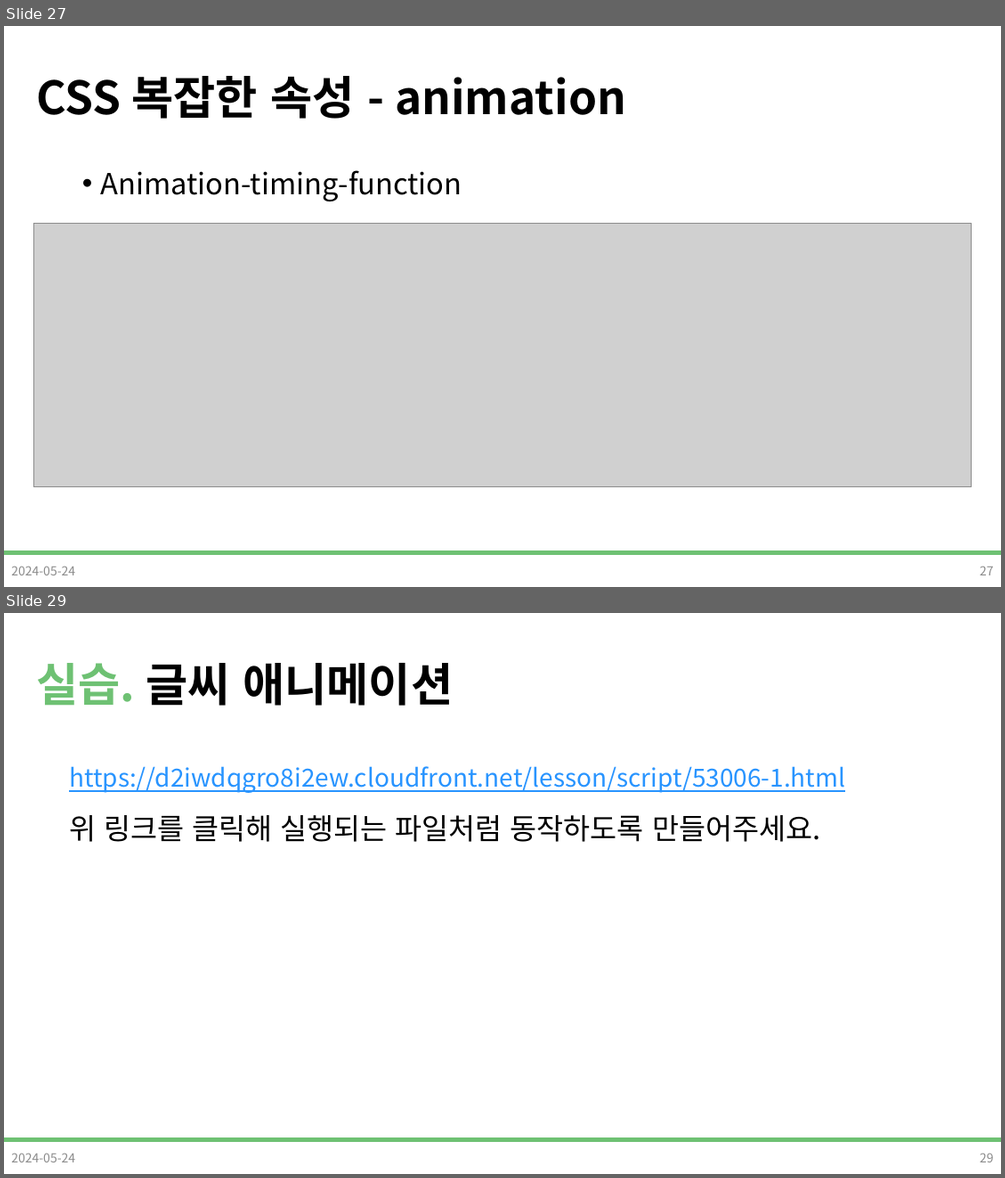
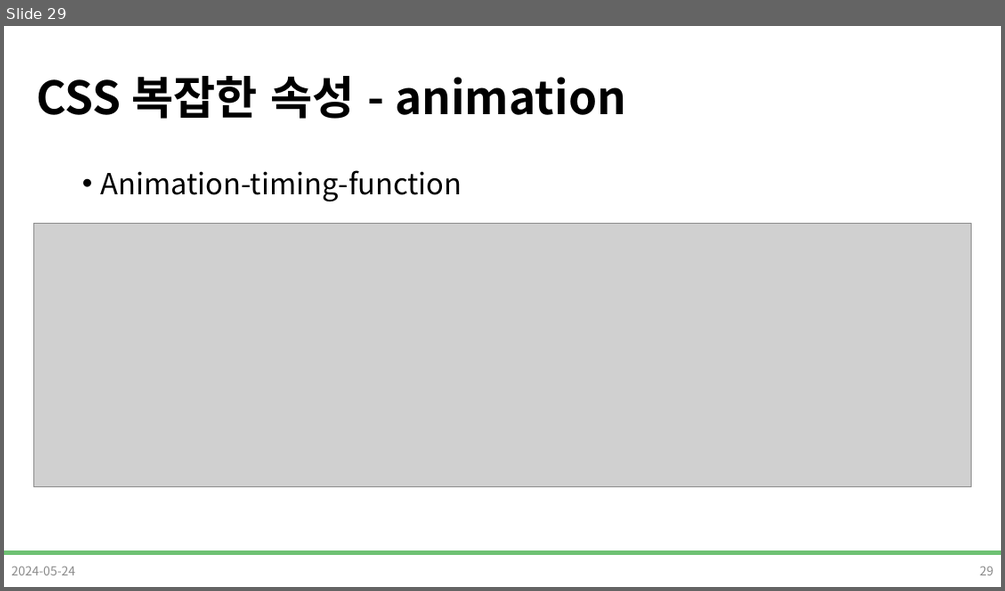
Before and after one commit to DevDamon0527/SeSAC_Yeongdeungpo_Campus_6th, a slide deck: material/[SeSAC_YDP_6] 03_CSS_3.pptx. Shown one above the other, each under a label of ours: slides 27 and 29 before the commit, slide 29 after it; the slides between them are not shown. The pictures are 1005x1178 and 1005x591 pixels, drawn with LibreOffice and Linux fonts; fonts in the diff are those of the drawing; grey boxes stand for pictures; background and template pictures are left out. Boxes give left, top, right and bottom in pixels: in the first picture for what was removed or moved away, otherwise in the second. Text is boxed around its words. In the diff, an @@ line names an element or a change of style, - is before the commit and + after.

```diff
--- a/material/[SeSAC_YDP_6] 03_CSS_3.pptx
+++ b/material/[SeSAC_YDP_6] 03_CSS_3.pptx
@@ slide 29 removed at bbox=[4, 613, 1001, 1174], background #FFFFFF; not listed: 1 template element that a slide beside it also shows @@
@@ title removed at bbox=[36, 663, 453, 706] @@
-실습. 글씨 애니메이션
@@ text removed at bbox=[69, 766, 845, 842] @@
-https://d2iwdqgro8i2ew.cloudfront.net/lesson/script/53006-1.html
-위 링크를 클릭해 실행되는 파일처럼 동작하도록 만들어주세요.
@@ text removed at bbox=[11, 1152, 75, 1162] @@
-2024-05-24
@@ page number removed at bbox=[979, 1152, 994, 1162] @@
-29
@@ what was slide 27 is now slide 29 @@
@@ page number at bbox=[979, 565, 994, 575]: text changed @@
-27
+29
```
Also in this commit, not shown: 3 slides changed, 6 slides added, 2 other slides removed, 6 other files.
